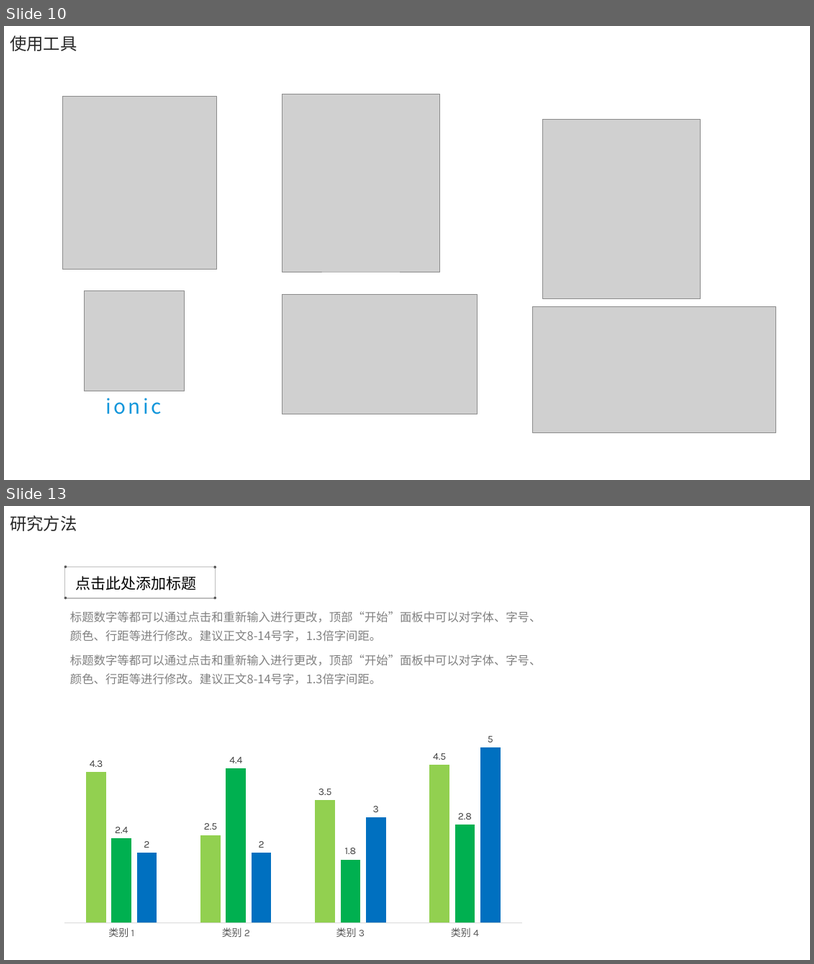
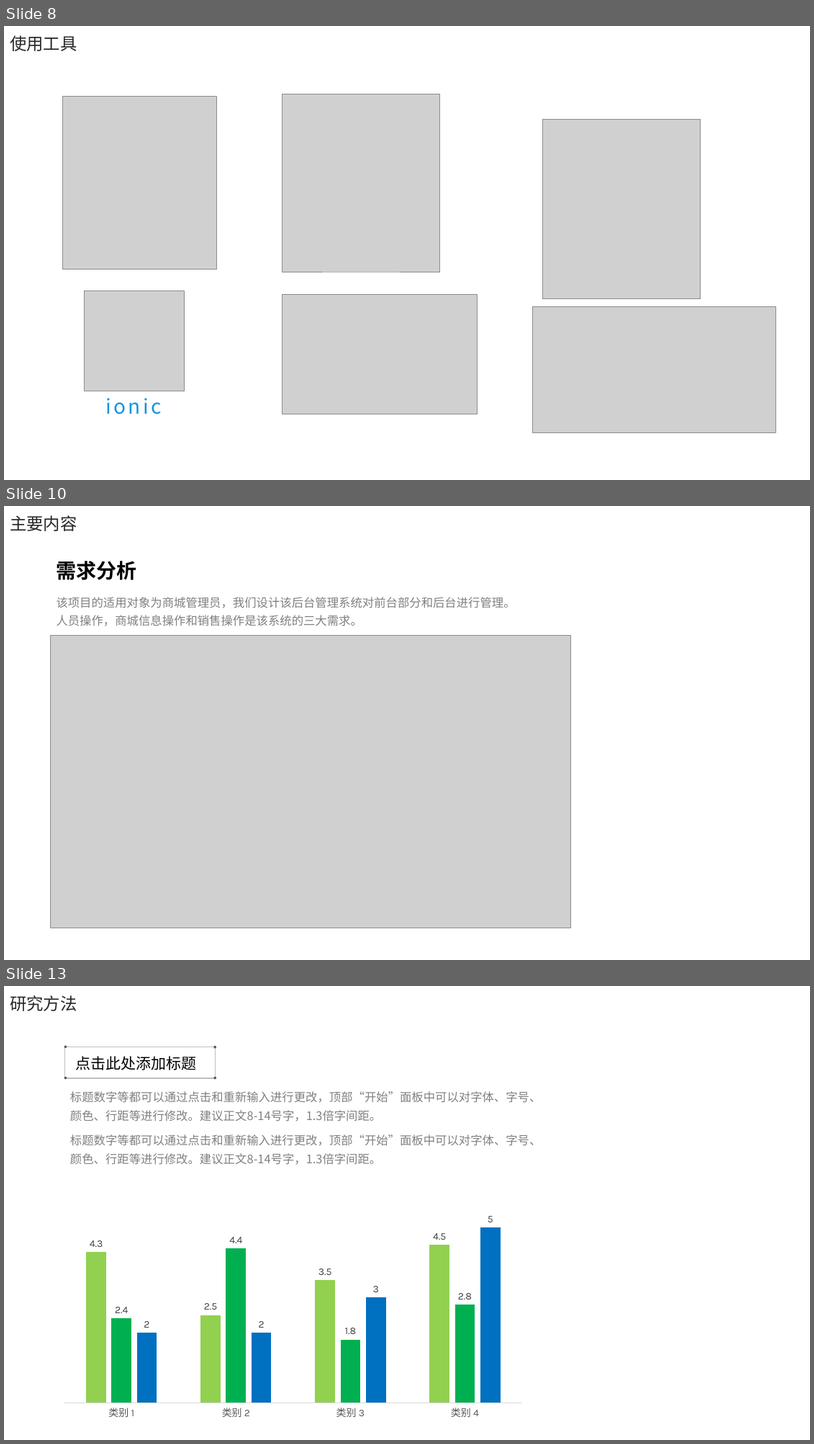
Before and after one commit to electronic-shopping-mall/liuyue, a slide deck: 答辩PPT.pptx. Shown one above the other, each under a label of ours: slides 10 and 13 before the commit, slides 8, 10 and 13 after it; the slides between them are not shown. The pictures are 814x964 and 814x1444 pixels, drawn with LibreOffice and Linux fonts; fonts in the diff are those of the drawing; grey boxes stand for pictures; background and template pictures are left out. Boxes give left, top, right and bottom in pixels: in the first picture for what was removed or moved away, otherwise in the second. Text is boxed around its words. In the diff, an @@ line names an element or a change of style, - is before the commit and + after.

Commit message:
详细设计

```diff
--- a/答辩PPT.pptx
+++ b/答辩PPT.pptx
@@ slide 10 added at [4,506,810,960], background #FFFFFF @@
@@ text added at [10,515,77,531], 20 pt, text #262626 @@
+主要内容
@@ text added at [57,561,137,580], 24 pt, text #000000, bold @@
+需求分析
@@ text added at [57,597,516,626], 14 pt, text #808080 @@
+该项目的适用对象为商城管理员，我们设计该后台管理系统对前台部分和后台进行管理。人员操作，商城信息操作和销售操作是该系统的三大需求。
@@ picture added at [51,635,571,928] @@
@@ what was slide 10 is now slide 8 @@
```
Also in this commit, not shown: 3 slides changed, 1 other slide added, 2 slides removed.
